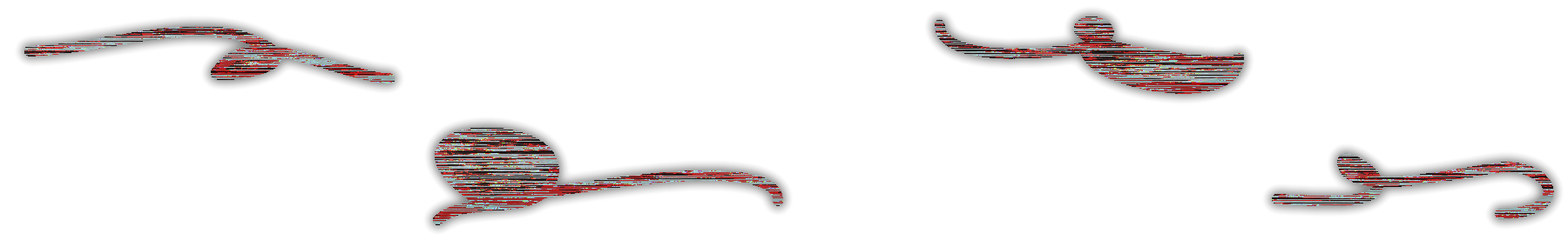
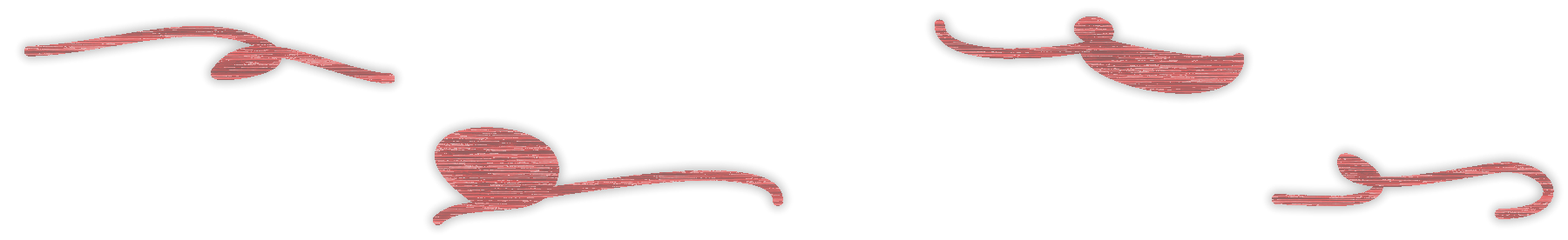
Two versions of the same layered image (1568x240). Layer-by-layer changes:
"Group 1": opacity 100% → 50% over left=15, top=6, right=1562, bottom=235
added group "left" with 3 layers in group "Group 1" over left=15, top=6, right=1562, bottom=235
moved "Scroll_Left_0.bmp" into group "left", painted on it over left=15, top=6, right=1562, bottom=235
showed "Scroll_Left_1.bmp", moved it into group "left", painted on it over left=15, top=6, right=1562, bottom=235
showed "Scroll_Left_2.bmp", moved it into group "left", painted on it over left=15, top=6, right=1562, bottom=235
added group "right" with 3 layers in group "Group 1" over left=15, top=6, right=1562, bottom=235
showed "Scroll_Right_0.bmp", moved it into group "right", painted on it over left=15, top=6, right=1562, bottom=235
showed "Scroll_Right_1.bmp", moved it into group "right", painted on it over left=15, top=6, right=1562, bottom=235
showed "Scroll_Right_2.bmp", moved it into group "right", painted on it over left=15, top=6, right=1562, bottom=235
added group "clear" with 3 layers in group "Group 1" over left=15, top=6, right=1562, bottom=235
showed "Scroll_Clear_0.bmp", moved it into group "clear", painted on it over left=15, top=6, right=1562, bottom=235
showed "Scroll_Clear_1.bmp", moved it into group "clear", painted on it over left=15, top=6, right=1562, bottom=235
showed "Scroll_Clear_2.bmp", moved it into group "clear", painted on it over left=15, top=6, right=1562, bottom=235
